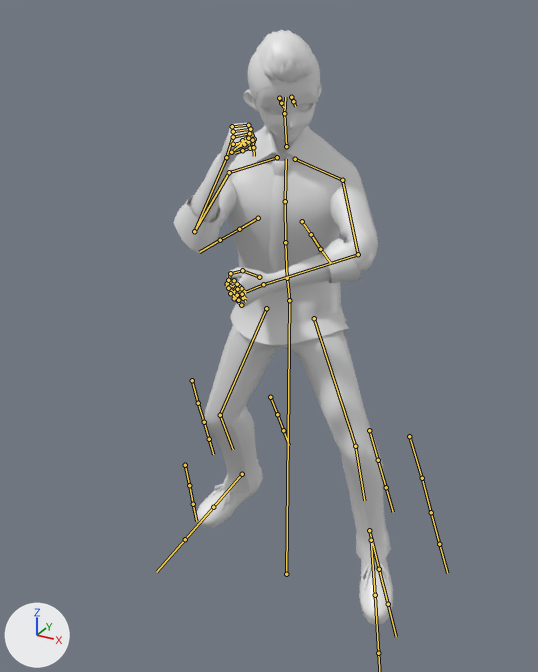
A saved change to the FBX model fighting3D/fighting3d/Assets/Animator/otoko1/goudouotoko1bougyo.fbx.
The view is the same before and after, from a camera (50 mm lens) standing at (1.21, -2.36, 2.33) and looking at (-0.04, -0.09, 1.2). The lights are fixed; the arrows at lower left show +X, +Y and +Z. Both versions are drawn at frame 21 of the action 'Armature|bougyo'; the numbers are the values there. The bones that bend it are drawn over the model as lines.

The first picture shows 'Body', 'Face', 'Hair'.
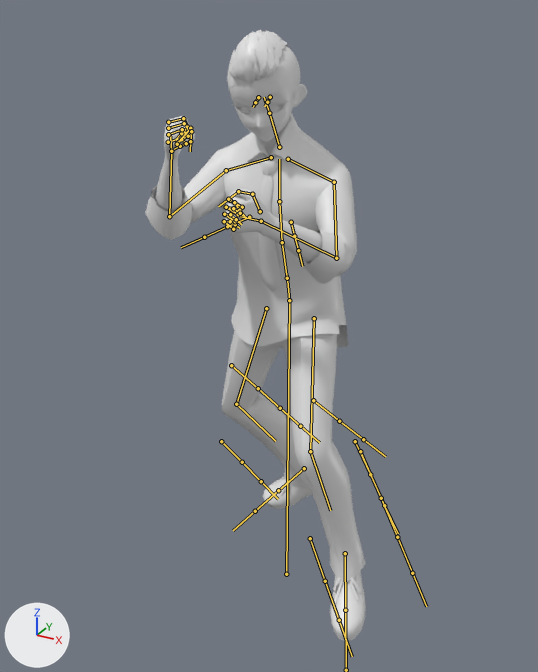
Pixel boxes (x1, y1, x2, y2) of what changed, in the pictures (538 x 672 px):
'Body', posed: before (173, 51, 393, 625); after (145, 45, 366, 642)
'Face', posed: before (244, 80, 322, 142); after (229, 80, 307, 142)
'Hair', posed: before (256, 30, 314, 83); after (229, 30, 290, 83)
bone 'J_Bip_C_Spine', root to tip: before (287, 278) to (285, 242); after (287, 278) to (282, 242)
bone 'J_Bip_C_Neck', root to tip: before (286, 146) to (284, 113); after (279, 147) to (269, 113)
bone 'J_Bip_L_LowerArm', root to tip: before (358, 254) to (263, 284); after (336, 258) to (261, 221)
bone 'J_Bip_L_Hand', root to tip: before (263, 284) to (240, 294); after (261, 221) to (240, 216)
bone 'J_Bip_R_UpperArm', root to tip: before (229, 172) to (194, 231); after (226, 170) to (169, 216)
bone 'J_Bip_R_LowerArm', root to tip: before (194, 231) to (226, 157); after (169, 216) to (171, 151)
bone 'J_Bip_L_UpperLeg', root to tip: before (314, 318) to (355, 446); after (314, 318) to (310, 451)
bone 'J_Bip_L_LowerLeg', root to tip: before (355, 446) to (364, 500); after (310, 451) to (330, 510)
bone 'J_Bip_L_Foot', root to tip: before (371, 540) to (375, 595); after (345, 553) to (345, 610)
bone 'J_Bip_R_UpperLeg', root to tip: before (266, 308) to (220, 415); after (266, 308) to (236, 404)
bone 'J_Bip_R_LowerLeg', root to tip: before (220, 415) to (233, 449); after (236, 404) to (275, 441)

The edits, one by one:
Bone 'J_Bip_C_Spine' (bone_j_bip_c_spine) turns from (20, 17, -2) to (20, 6, -2) degrees about its own x, y and z.
Bone 'J_Bip_C_Neck' (bone_j_bip_c_neck) turns from (0, 0, 0) to (0, -14, 7) degrees about its own x, y and z.
Bone 'J_Bip_L_LowerArm' (bone_j_bip_l_lowerarm) turns from (-69, -13, -27) to (-27, -42, -70) degrees about its own x, y and z.
Bone 'J_Bip_L_Hand' (bone_j_bip_l_hand) turns from (0, 0, 0) to (3, -5, 8) degrees about its own x, y and z.
Bone 'J_Bip_R_UpperArm' (bone_j_bip_r_upperarm) turns from (-5, 12, 67) to (3, -4, 62) degrees about its own x, y and z.
Bone 'J_Bip_R_LowerArm' (bone_j_bip_r_lowerarm) turns from (45, 11, 114) to (72, 19, 128) degrees about its own x, y and z.
Bone 'J_Bip_L_UpperLeg' (bone_j_bip_l_upperleg) turns from (-24, -36, -18) to (-34, -4, -15) degrees about its own x, y and z.
Bone 'J_Bip_L_LowerLeg' (bone_j_bip_l_lowerleg) turns from (47, 10, 13) to (49, -2, 6) degrees about its own x, y and z.
Bone 'J_Bip_L_Foot' (bone_j_bip_l_foot) turns from (0, 0, 0) to (3, -10, -12) degrees about its own x, y and z.
Bone 'J_Bip_R_UpperLeg' (bone_j_bip_r_upperleg) turns from (-15, 18, 14) to (1, 13, 18) degrees about its own x, y and z.
Bone 'J_Bip_R_LowerLeg' (bone_j_bip_r_lowerleg) turns from (42, 0, 7) to (52, 39, 11) degrees about its own x, y and z.
